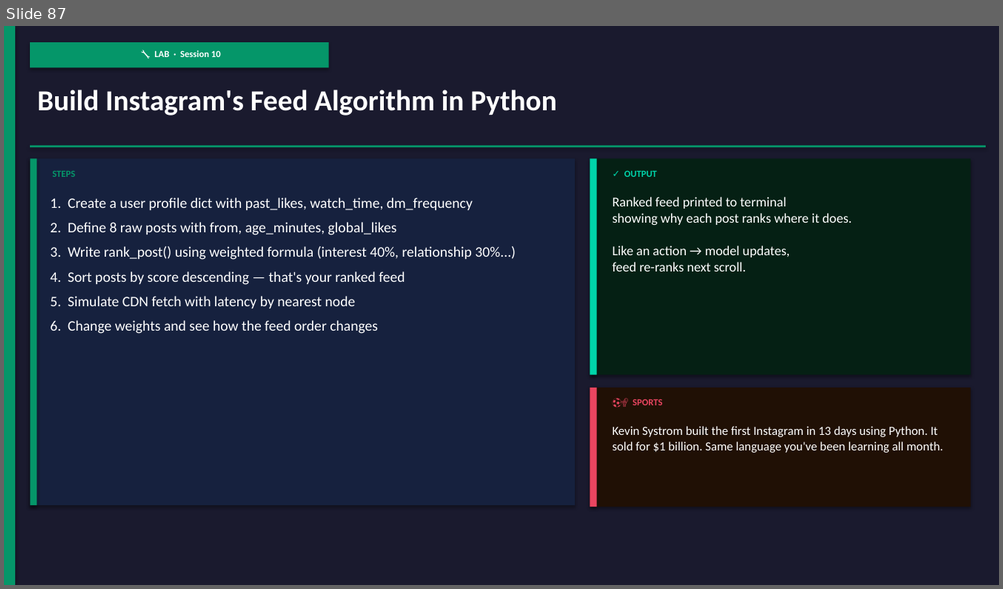
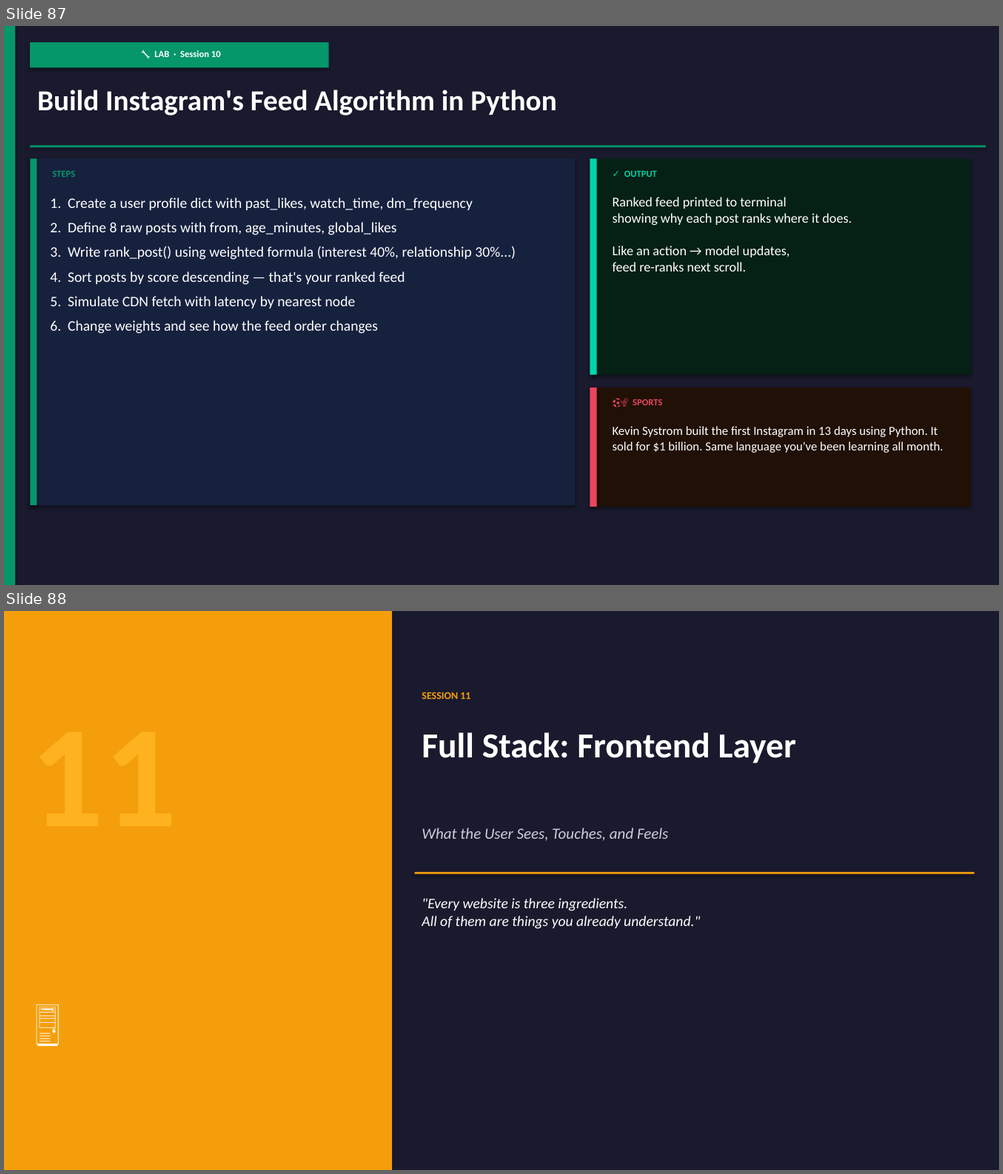
Before and after one commit to SreeGD/jumpstartm_c, a slide deck: curriculum_advaith.pptx. Shown one above the other, each under a label of ours: slide 87 before the commit, slides 87 and 88 after it. The pictures are 1003x589 and 1003x1174 pixels, drawn with LibreOffice and Linux fonts; fonts in the diff are those of the drawing. Boxes give left, top, right and bottom in pixels: in the first picture for what was removed or moved away, otherwise in the second. Text is boxed around its words. In the diff, an @@ line names an element or a change of style, - is before the commit and + after.

```diff
--- a/curriculum_advaith.pptx
+++ b/curriculum_advaith.pptx
@@ slide 88 added at (x1=4, y1=611, x2=999, y2=1170), background #1A1A2E @@
@@ rectangle added at (x1=4, y1=611, x2=392, y2=1170), fill #F59E0B @@
@@ text added at (x1=421, y1=692, x2=470, y2=699), 10 pt, text #F59E0B, bold @@
+SESSION 11
@@ text added at (x1=421, y1=732, x2=796, y2=763), 34 pt, text #FFFFFF, bold @@
+Full Stack: Frontend Layer
@@ text added at (x1=421, y1=828, x2=668, y2=841), 15 pt, text #CCCCDD, italic @@
+What the User Sees, Touches, and Feels
@@ rectangle added at (x1=415, y1=872, x2=974, y2=874), fill #F59E0B @@
@@ text added at (x1=421, y1=898, x2=700, y2=929), 14 pt, text #FFFFFF, italic @@
+"Every website is three ingredients.
+All of them are things you already understand."
@@ text added at (x1=26, y1=991, x2=138, y2=1066), 42 pt, text #FFFFFF @@
+🖥️
```
Also in this commit, not shown: 1 slide changed, 17 other slides added, 15 other files.
